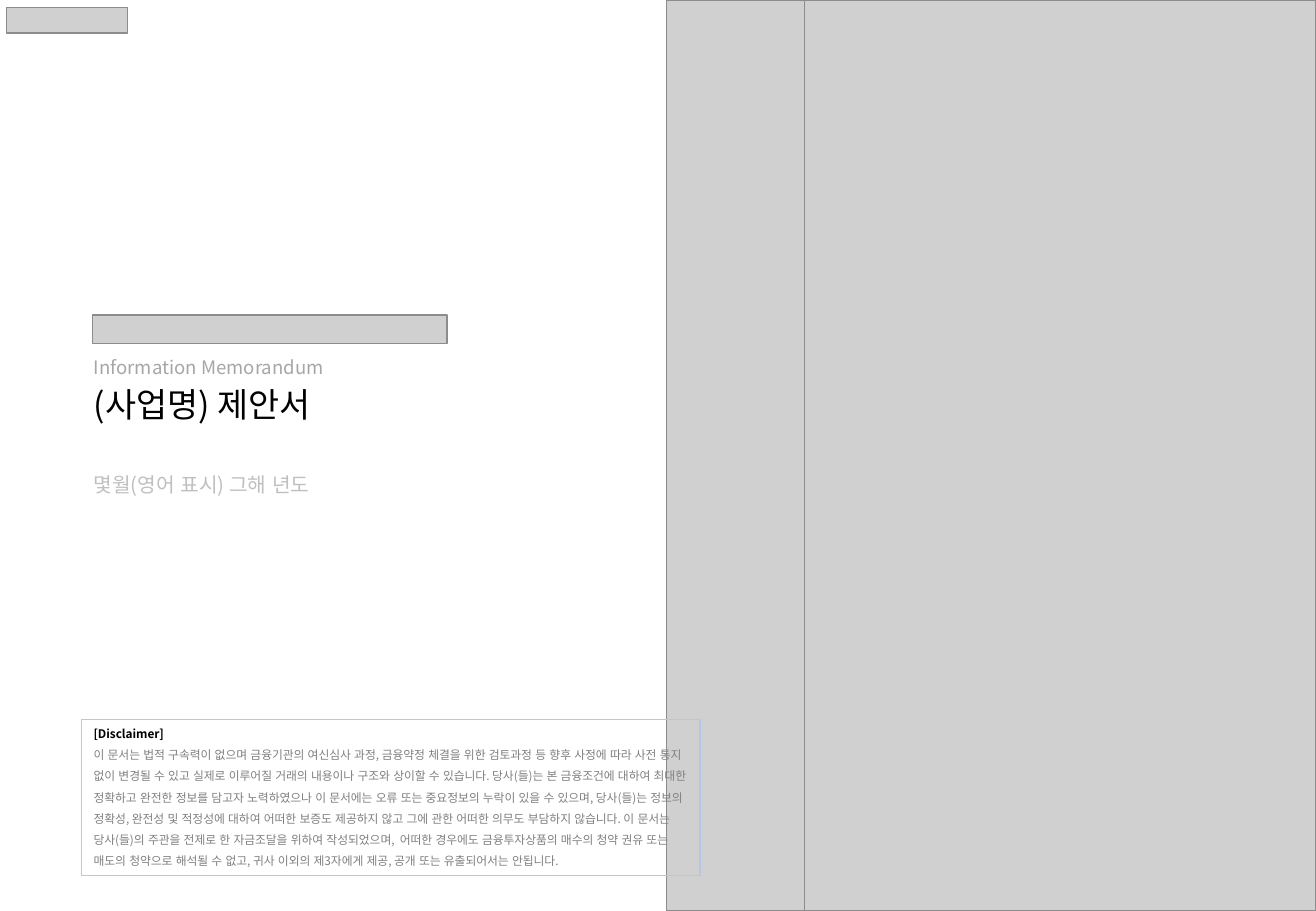
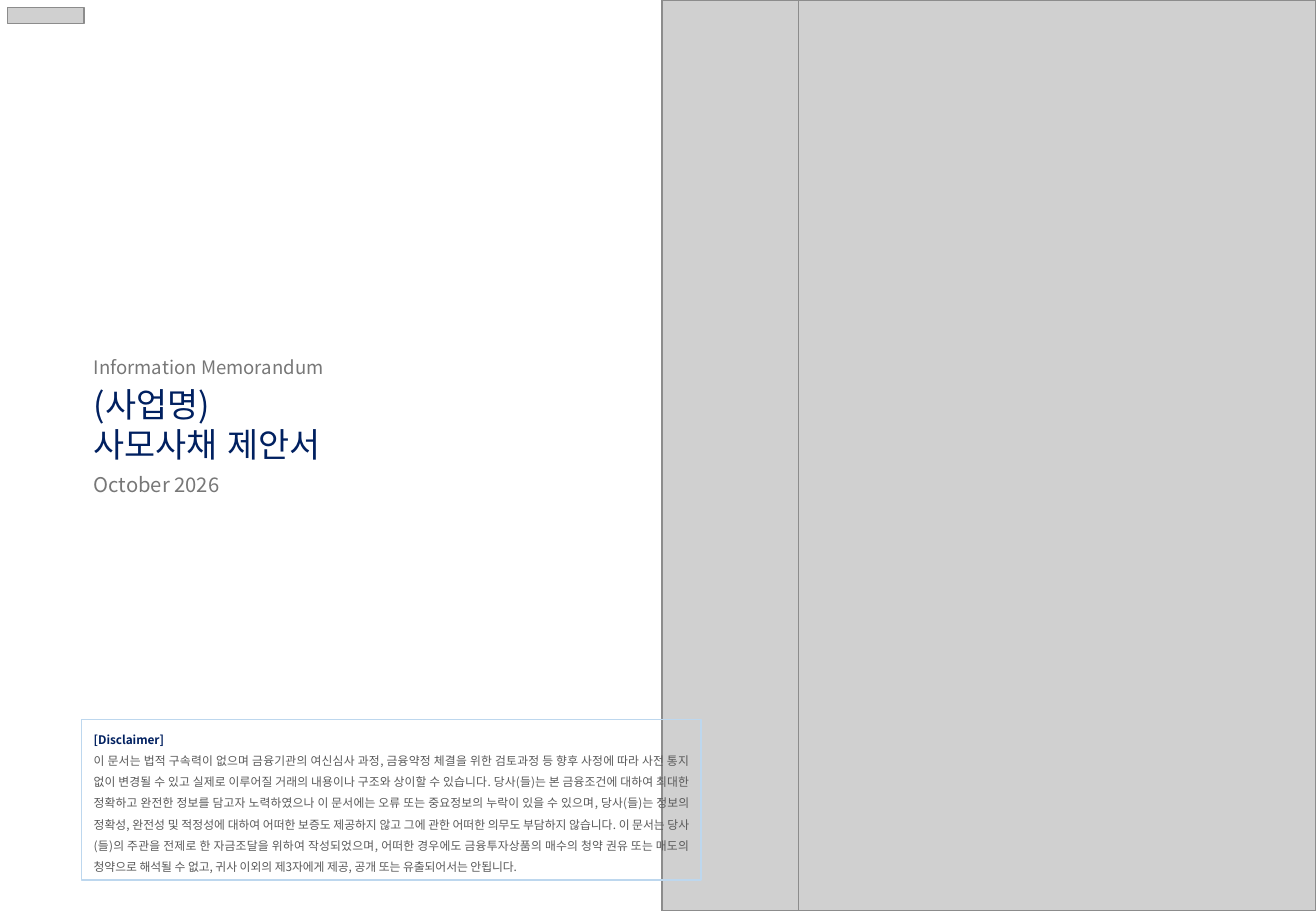
Before and after one commit to rainfieldinv-cell/rainfield-im-tools, a slide deck: slide 1 of 기존 IM/templates/레이아웃.pptx. Drawn at 1316x911 pixels with LibreOffice and Linux fonts; fonts in the diff are those of the drawing; grey boxes stand for pictures. Boxes give left, top, right and bottom in pixels: in the first picture for what was removed or moved away, otherwise in the second. Text is boxed around its words. In the diff, an @@ line names an element or a change of style, - is before the commit and + after.

```diff
--- a/기존 IM/templates/레이아웃.pptx
+++ b/기존 IM/templates/레이아웃.pptx
@@ picture removed at <box>7,7,128,33</box> @@
@@ picture added at <box>7,7,84,23</box> @@
@@ picture: place and size @@
-picture at <box>667,0,806,911</box>
+picture at <box>662,0,800,911</box>
@@ picture: place and size @@
-picture at <box>717,0,1316,911</box>
+picture at <box>699,0,1316,911</box>
@@ picture removed at <box>94,315,448,343</box> @@
@@ text "Information Memorandum" at <box>94,359,323,374</box>: text colour #A6A6A6 to #777777 @@
@@ text at <box>94,389,320,460</box>: text changed; text colour #000000 to #002060 @@
-(사업명) 제안서
+(사업명)
+사모사채 제안서
@@ text at <box>94,476,219,492</box>: text changed; text colour #BFBFBF to #777777 @@
-몇월(영어 표시) 그해 년도
+October 2026
@@ rectangle "[Disclaimer]": place and size @@
-rectangle "[Disclaimer]" at <box>81,719,700,875</box>
+rectangle "[Disclaimer]" at <box>81,719,701,880</box>
@@ rectangle "[Disclaimer]" at <box>81,719,701,880</box>: text colour #000000 to #002060 in "[Disclaimer]"; text colour #808080 to #595959; line spacing 1 to 1.5; alignment left to justified; vertical alignment middle to top; outline #B4C7E7 0.75 pt to #BDD7EE 0.75 pt @@
```
Also in this commit, not shown: 2 other slides changed, 2 slides added, 1 slide removed, 28 other files.
